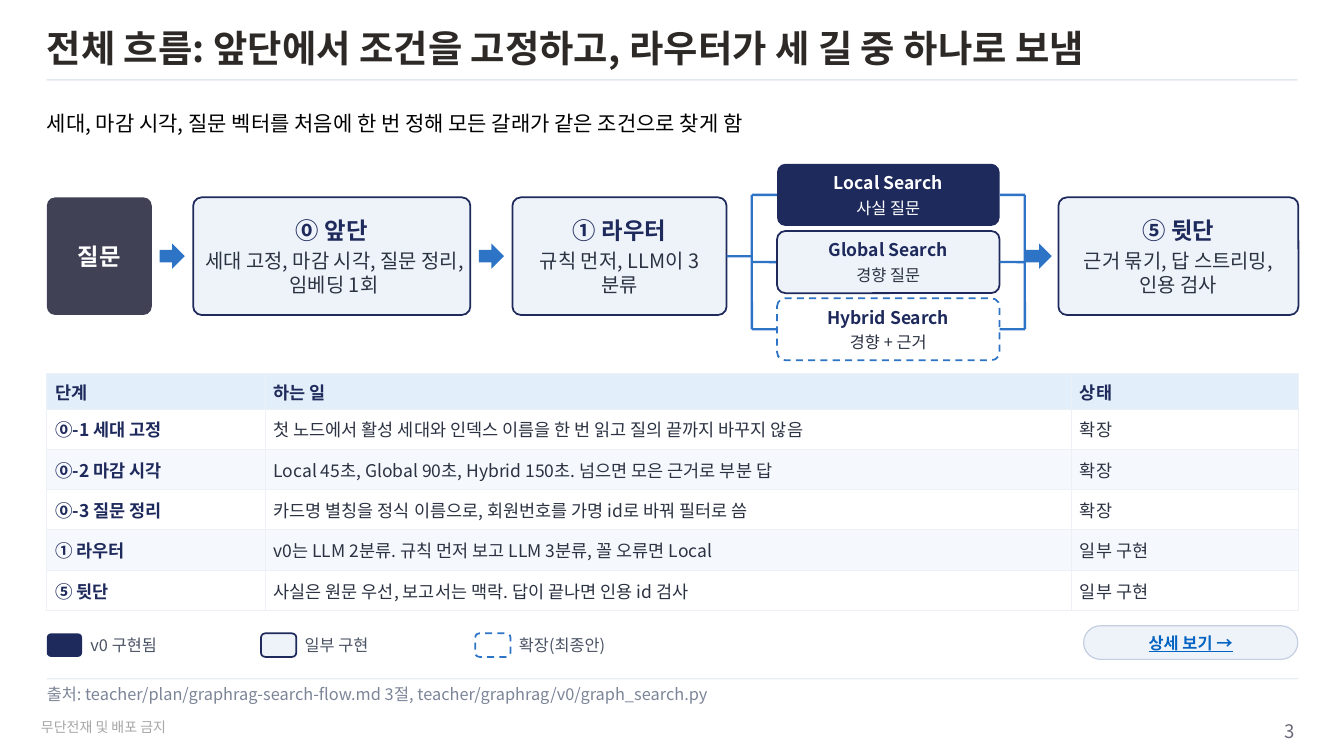
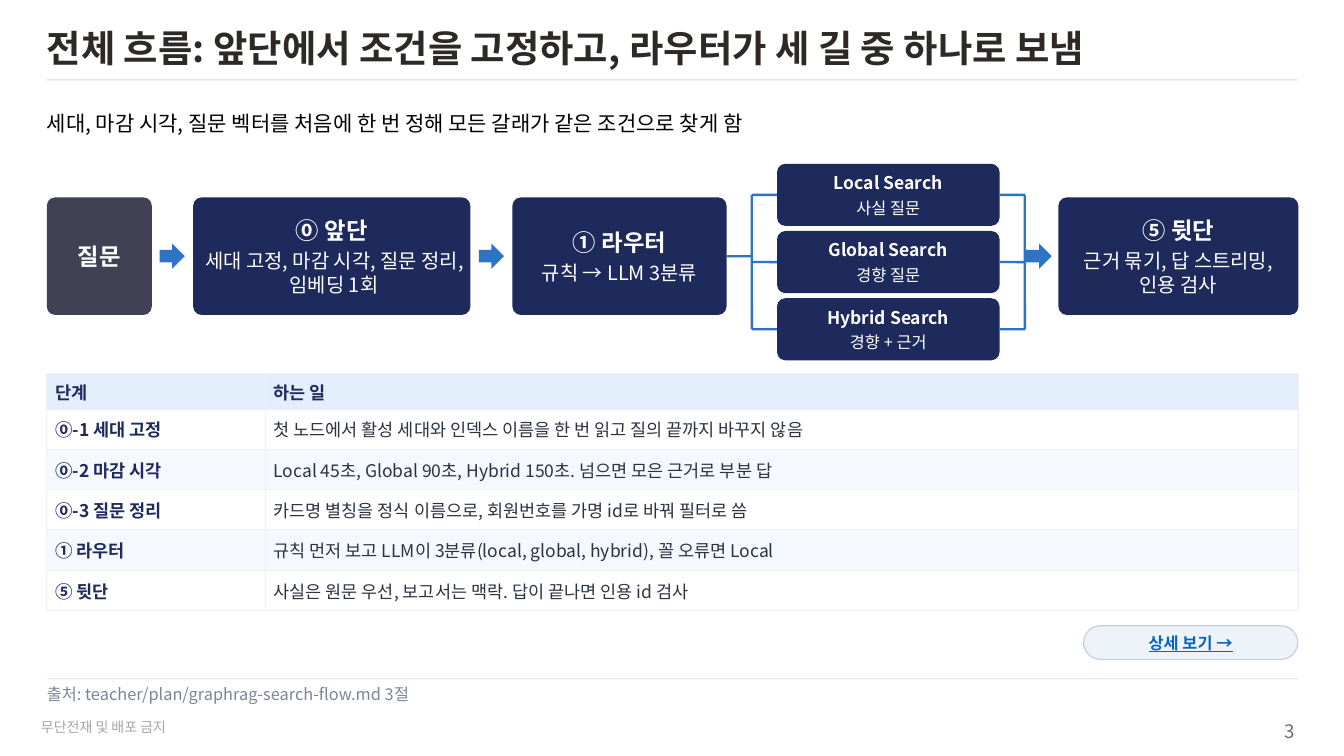
Before and after one commit to unicorn-campus/hybrid-ai, a slide deck: slide 3 of teacher/plan/graphrag-search-flow.pptx. Drawn at 1344x756 pixels with LibreOffice and Linux fonts; fonts in the diff are those of the drawing. Boxes give left, top, right and bottom in pixels: in the first picture for what was removed or moved away, otherwise in the second. Text is boxed around its words. In the diff, an @@ line names an element or a change of style, - is before the commit and + after.

```diff
--- a/teacher/plan/graphrag-search-flow.pptx
+++ b/teacher/plan/graphrag-search-flow.pptx
@@ rounded rectangle "⓪ 앞단" at (193,197,470,315): text colour #1E2A5C to #FFFFFF in "⓪ 앞단"; text colour #2B3242 to #FFFFFF in "세대 고정, 마감 시각, 질문 정리, 임베딩 ..."; fill #EEF3FA to #1E2A5C; outline #1E2A5C 1.5 pt to none @@
@@ rounded rectangle "① 라우터" at (512,197,727,315): fill #EEF3FA to #1E2A5C; outline #1E2A5C 1.5 pt to none @@
@@ rounded rectangle "⑤ 뒷단" at (1058,197,1299,315): text colour #1E2A5C to #FFFFFF in "⑤ 뒷단"; text colour #2B3242 to #FFFFFF in "근거 묶기, 답 스트리밍, 인용 검사"; fill #EEF3FA to #1E2A5C; outline #1E2A5C 1.5 pt to none @@
@@ text in rounded rectangle at (573,231,666,253): text colour #1E2A5C to #FFFFFF in "① 라우터" @@
@@ rounded rectangle "Global Search" at (777,231,1000,293): text colour #1E2A5C to #FFFFFF in "Global Search"; text colour #2B3242 to #FFFFFF in "경향 질문"; fill #EEF3FA to #1E2A5C; outline #1E2A5C 1.5 pt to none @@
@@ text in rounded rectangle at (542,263,697,282): text changed; text colour #2B3242 to #FFFFFF @@
-규칙 먼저, LLM이 3분류
+규칙 → LLM 3분류
@@ rounded rectangle "Hybrid Search" at (777,298,1000,360): text colour #1E2A5C to #FFFFFF in "Hybrid Search"; text colour #2B3242 to #FFFFFF in "경향 + 근거"; fill #FFFFFF to #1E2A5C; outline #2E74C6 1.5 pt dashed to none @@
@@ table at (47,374,1299,605) @@
-column 2: 하는 일 | 첫 노드에서 활성 세대와 인덱스 이름을 한 번 읽고 질의 끝까지 바꾸지 않음 | Local 45초, Global 90초, Hybrid 150초. 넘으면 모은 근거로 부분 답 | 카드명 별칭을 정식 이름으로, 회원번호를 가명 id로 바꿔 필터로 씀 | v0는 LLM 2분류. 규칙 먼저 보고 LLM 3분류, 꼴 오류면 Local | 사실은 원문 우선, 보고서는 맥락. 답이 끝나면 인용 id 검사
-column 3: 상태 | 확장 | 확장 | 확장 | 일부 구현 | 일부 구현
+column 2: 하는 일 | 첫 노드에서 활성 세대와 인덱스 이름을 한 번 읽고 질의 끝까지 바꾸지 않음 | Local 45초, Global 90초, Hybrid 150초. 넘으면 모은 근거로 부분 답 | 카드명 별칭을 정식 이름으로, 회원번호를 가명 id로 바꿔 필터로 씀 | 규칙 먼저 보고 LLM이 3분류(local, global, hybrid), 꼴 오류면 Local | 사실은 원문 우선, 보고서는 맥락. 답이 끝나면 인용 id 검사
@@ rounded rectangle removed at (47,633,82,657) @@
@@ text removed at (90,637,157,653) @@
-v0 구현됨
@@ rounded rectangle removed at (261,633,297,657) @@
@@ text removed at (305,637,368,653) @@
-일부 구현
@@ rounded rectangle removed at (475,633,511,657) @@
@@ text removed at (519,637,605,654) @@
-확장(최종안)
@@ text at (47,686,409,704): text changed @@
-출처: teacher/plan/graphrag-search-flow.md 3절, teacher/graphrag/v0/graph_search.py
+출처: teacher/plan/graphrag-search-flow.md 3절
```
Also in this commit, not shown: 10 other slides changed, 6 other files.
